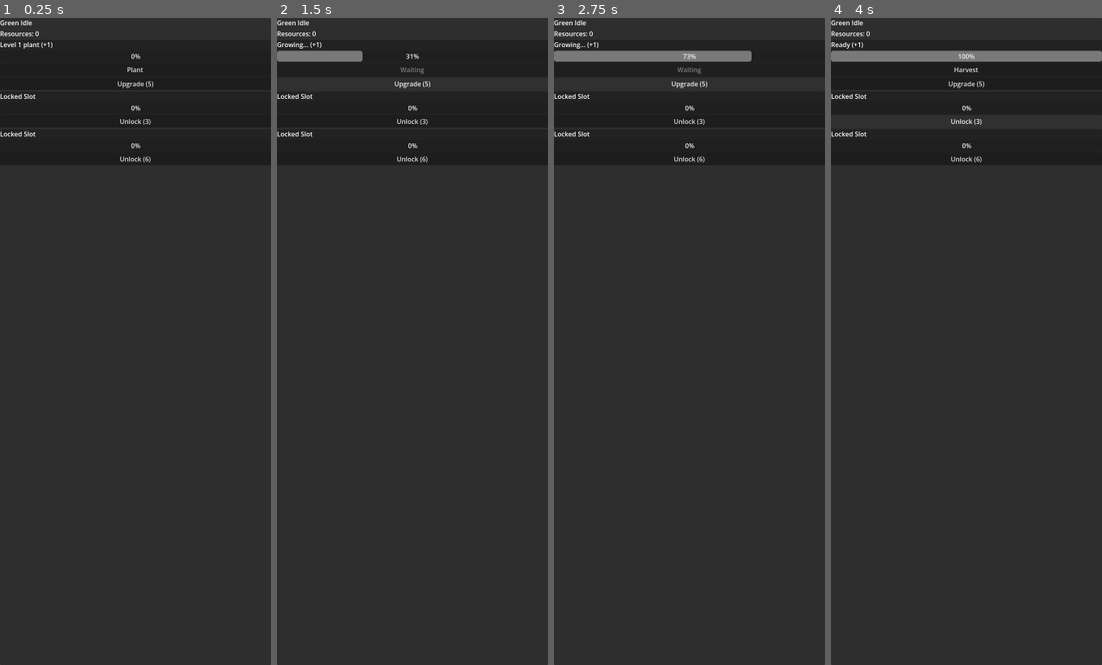
Above: before the commit, frames 1-4 (left to right).
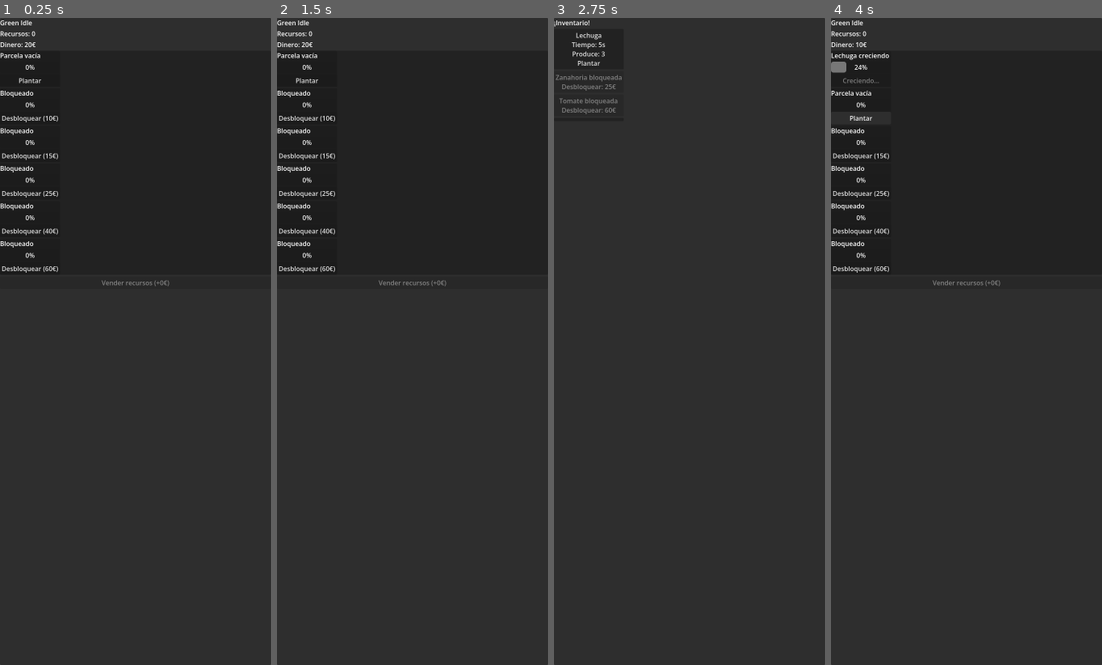
Above: after the commit, the same moments.

Repository: abenhaddi/green-idle
Game: Godot game, scene res://scenes/Main.tscn
The game is run twice, just before and just after one commit, with the same random seed, the same clock (stepped at 60 frames per second) and the same inputs.
Inputs (mouse positions are in pixels of both pictures, inside the frame that each line leads up to):
- Up to frame 1 (0.25 s): no input
- Up to frame 2 (1.5 s): click (412, 69) at 0.5 s, where only the run before the commit has a clickable "Plant"; click (412, 82) at 1.25 s, where only the run before the commit has a clickable "Upgrade (5)"
- Up to frame 3 (2.75 s): click (583, 82) at 2 s, where only the run after the commit has a clickable "Plantar"
- Up to frame 4 (4 s): click (866, 50) at 2.75 s, where only the run after the commit has a clickable "Lechuga Tiempo: 5s Produce: 3…"; click (860, 115) at 3.5 s, where only the run after the commit has a clickable "Desbloquear (10€)"

The runs differ from the first frame. In frame 1, 1.5% of the frame differs, in the area x 0-63%, y 2-42%; in frame 2, 2.0%; in frame 3, 2.2%; in frame 4, 3.2%, in the area x 0-100%, y 2-42%.

Commit message:
new core loop, we can now unlock new plants, have a full garden and a recollection and selling system for earning money to unlock slots and plants

Diff:
--- a/scenes/Main.tscn
+++ b/scenes/Main.tscn
@@ -20,31 +20,80 @@
 grow_horizontal = 2
 grow_vertical = 2
 
-[node name="MainColumn" type="VBoxContainer" parent="RootPanel" unique_id=935680224]
+[node name="ScreenContainer" type="Control" parent="RootPanel" unique_id=378015075]
 layout_mode = 2
 
-[node name="TitleLabel" type="Label" parent="RootPanel/MainColumn" unique_id=364202259]
+[node name="GardenScreen" type="VBoxContainer" parent="RootPanel/ScreenContainer" unique_id=935680224]
+layout_mode = 0
+offset_right = 672.0
+offset_bottom = 2100.0
+
+[node name="Header" type="VBoxContainer" parent="RootPanel/ScreenContainer/GardenScreen" unique_id=2059900645]
+layout_mode = 2
+
+[node name="TitleLabel" type="Label" parent="RootPanel/ScreenContainer/GardenScreen/Header" unique_id=364202259]
 layout_mode = 2
 text = "Green Idle"
 
-[node name="ResourcesLabel" type="Label" parent="RootPanel/MainColumn" unique_id=200665143]
+[node name="ResourcesLabel" type="Label" parent="RootPanel/ScreenContainer/GardenScreen/Header" unique_id=200665143]
 layout_mode = 2
 text = "Resources: 0"
 
-[node name="Slot1" parent="RootPanel/MainColumn" unique_id=635103840 instance=ExtResource("1_glv2v")]
+[node name="MoneyLabel" type="Label" parent="RootPanel/ScreenContainer/GardenScreen/Header" unique_id=2124760448]
+layout_mode = 2
+text = "Money: 0"
+
+[node name="GardenPanel" type="PanelContainer" parent="RootPanel/ScreenContainer/GardenScreen" unique_id=1443342865]
+layout_mode = 2
+
+[node name="GardenGrid" type="GridContainer" parent="RootPanel/ScreenContainer/GardenScreen/GardenPanel" unique_id=249808459]
+layout_mode = 2
+
+[node name="Slot1" parent="RootPanel/ScreenContainer/GardenScreen/GardenPanel/GardenGrid" unique_id=635103840 instance=ExtResource("1_glv2v")]
 layout_mode = 2
 starts_unlocked = true
-grow_time = 3.0
-upgrade_cost = 5
+unlock_cost = 0
 
-[node name="Slot2" parent="RootPanel/MainColumn" unique_id=886385369 instance=ExtResource("1_glv2v")]
+[node name="Slot2" parent="RootPanel/ScreenContainer/GardenScreen/GardenPanel/GardenGrid" unique_id=886385369 instance=ExtResource("1_glv2v")]
 layout_mode = 2
-unlock_cost = 3
-grow_time = 5.0
-base_reward = 2
 
-[node name="Slot3" parent="RootPanel/MainColumn" unique_id=1290999251 instance=ExtResource("1_glv2v")]
+[node name="Slot3" parent="RootPanel/ScreenContainer/GardenScreen/GardenPanel/GardenGrid" unique_id=1290999251 instance=ExtResource("1_glv2v")]
 layout_mode = 2
-unlock_cost = 6
-base_reward = 4
-upgrade_cost = 20
+unlock_cost = 15
+
+[node name="Slot4" parent="RootPanel/ScreenContainer/GardenScreen/GardenPanel/GardenGrid" unique_id=1160518863 instance=ExtResource("1_glv2v")]
+layout_mode = 2
+unlock_cost = 25
+
+[node name="Slot5" parent="RootPanel/ScreenContainer/GardenScreen/GardenPanel/GardenGrid" unique_id=1697408656 instance=ExtResource("1_glv2v")]
+layout_mode = 2
+unlock_cost = 40
+
+[node name="Slot6" parent="RootPanel/ScreenContainer/GardenScreen/GardenPanel/GardenGrid" unique_id=1891079507 instance=ExtResource("1_glv2v")]
+layout_mode = 2
+unlock_cost = 60
+
+[node name="SellResourcesButton" type="Button" parent="RootPanel/ScreenContainer/GardenScreen" unique_id=289640558]
+layout_mode = 2
+
+[node name="PlantInventoryScreen" type="VBoxContainer" parent="RootPanel/ScreenContainer" unique_id=1159503791]
+visible = false
+layout_mode = 0
+offset_right = 40.0
+offset_bottom = 40.0
+
+[node name="InventoryTitleLabel" type="Label" parent="RootPanel/ScreenContainer/PlantInventoryScreen" unique_id=279549471]
+layout_mode = 2
+text = "¡Inventario!"
+
+[node name="Plant1Button" type="Button" parent="RootPanel/ScreenContainer/PlantInventoryScreen" unique_id=2023809416]
+layout_mode = 2
+
+[node name="Plant2Button" type="Button" parent="RootPanel/ScreenContainer/PlantInventoryScreen" unique_id=1797372212]
+layout_mode = 2
+
+[node name="Plant3Button" type="Button" parent="RootPanel/ScreenContainer/PlantInventoryScreen" unique_id=288639797]
+layout_mode = 2
+
+[node name="BackButton" type="Button" parent="RootPanel/ScreenContainer/PlantInventoryScreen" unique_id=1334329424]
+layout_mode = 2
--- a/scenes/Slot.tscn
+++ b/scenes/Slot.tscn
@@ -21,9 +21,4 @@
 layout_mode = 2
 text = "Plant"
 
-[node name="UpgradeButton" type="Button" parent="Column" unique_id=538747912]
-layout_mode = 2
-text = "Plant"
-
 [connection signal="pressed" from="Column/ActionButton" to="." method="_on_action_button_pressed"]
-[connection signal="pressed" from="Column/UpgradeButton" to="." method="_on_upgrade_button_pressed"]
--- a/scripts/main.gd
+++ b/scripts/main.gd
@@ -1,22 +1,159 @@
 extends Control
 
+var money: int = 20
 var resources: int = 0
+var selected_slot: PanelContainer = null
 
-@onready var resources_label = $RootPanel/MainColumn/ResourcesLabel
-@onready var slot1 = $RootPanel/MainColumn/Slot1
-@onready var slot2 = $RootPanel/MainColumn/Slot2
-@onready var slot3 = $RootPanel/MainColumn/Slot3
+var plants = [
+	{
+		"name": "Lechuga",
+		"unlock_cost": 0,
+		"grow_time": 5.0,
+		"reward": 3,
+		"unlocked": true
+	},
+	{
+		"name": "Zanahoria",
+		"unlock_cost": 25,
+		"grow_time": 8.0,
+		"reward": 7,
+		"unlocked": false
+	},
+	{
+		"name": "Tomate",
+		"unlock_cost": 60,
+		"grow_time": 12.0,
+		"reward": 15,
+		"unlocked": false
+	}
+]
+
+@onready var garden_screen = $RootPanel/ScreenContainer/GardenScreen
+@onready var plant_inventory_screen = $RootPanel/ScreenContainer/PlantInventoryScreen
+
+@onready var money_label = $RootPanel/ScreenContainer/GardenScreen/Header/MoneyLabel
+@onready var resources_label = $RootPanel/ScreenContainer/GardenScreen/Header/ResourcesLabel
+
+@onready var slot1 = $RootPanel/ScreenContainer/GardenScreen/GardenPanel/GardenGrid/Slot1
+@onready var slot2 = $RootPanel/ScreenContainer/GardenScreen/GardenPanel/GardenGrid/Slot2
+@onready var slot3 = $RootPanel/ScreenContainer/GardenScreen/GardenPanel/GardenGrid/Slot3
+@onready var slot4 = $RootPanel/ScreenContainer/GardenScreen/GardenPanel/GardenGrid/Slot4
+@onready var slot5 = $RootPanel/ScreenContainer/GardenScreen/GardenPanel/GardenGrid/Slot5
+@onready var slot6 = $RootPanel/ScreenContainer/GardenScreen/GardenPanel/GardenGrid/Slot6
+
+@onready var plant_button_1 = $RootPanel/ScreenContainer/PlantInventoryScreen/Plant1Button
+@onready var plant_button_2 = $RootPanel/ScreenContainer/PlantInventoryScreen/Plant2Button
+@onready var plant_button_3 = $RootPanel/ScreenContainer/PlantInventoryScreen/Plant3Button
+@onready var back_button = $RootPanel/ScreenContainer/PlantInventoryScreen/BackButton
+
+@onready var sell_resources_button = $RootPanel/ScreenContainer/GardenScreen/SellResourcesButton
 
 func _ready() -> void:
 	setup_window()
-	var slots = [slot1, slot2, slot3]
+	setup_slots()
+	setup_inventory()
+	show_garden()
+	update_ui()
+
+func setup_slots() -> void:
+	var slots = [slot1, slot2, slot3, slot4, slot5, slot6]
 
 	for slot in slots:
+		slot.empty_slot_selected.connect(_on_empty_slot_selected)
+		slot.unlock_requested.connect(_on_slot_unlock_requested)
 		slot.harvested.connect(_on_slot_harvested)
-		slot.unlock_requested.connect(_on_slot_unlock_requested)
-		slot.upgrade_requested.connect(_on_slot_upgrade_requested)
 
+func setup_inventory() -> void:
+	plant_button_1.pressed.connect(func(): select_plant(0))
+	plant_button_2.pressed.connect(func(): select_plant(1))
+	plant_button_3.pressed.connect(func(): select_plant(2))
+	back_button.pressed.connect(_on_back_button_pressed)
+	sell_resources_button.pressed.connect(_on_sell_resources_button_pressed)
+
+func _on_empty_slot_selected(slot) -> void:
+	selected_slot = slot
+	show_inventory()
+
+func select_plant(index: int) -> void:
+	if selected_slot == null:
+		return
+
+	var plant = plants[index]
+
+	if plant["unlocked"]:
+		selected_slot.plant(
+			plant["name"],
+			plant["grow_time"],
+			plant["reward"]
+		)
+
+		selected_slot = null
+		show_garden()
+		update_ui()
+	else:
+		if money >= plant["unlock_cost"]:
+			money -= plant["unlock_cost"]
+			plant["unlocked"] = true
+			update_ui()
+
+func _on_slot_unlock_requested(slot: PanelContainer, cost: int) -> void:
+	if money >= cost:
+		money -= cost
+		slot.unlock()
+		update_ui()
+
+func _on_slot_harvested(amount: int) -> void:
+	resources += amount
 	update_ui()
+
+func _on_sell_resources_button_pressed() -> void:
+	if resources <= 0:
+		return
+
+	money += resources
+	resources = 0
+	update_ui()
+
+func _on_back_button_pressed() -> void:
+	selected_slot = null
+	show_garden()
+
+func show_garden() -> void:
+	garden_screen.visible = true
+	plant_inventory_screen.visible = false
+
+func show_inventory() -> void:
+	garden_screen.visible = false
+	plant_inventory_screen.visible = true
+	update_ui()
+
+func update_ui() -> void:
+	money_label.text = "Dinero: %d€" % money
+	resources_label.text = "Recursos: %d" % resources
+
+	update_plant_button(plant_button_1, 0)
+	update_plant_button(plant_button_2, 1)
+	update_plant_button(plant_button_3, 2)
+
+	sell_resources_button.text = "Vender recursos (+%d€)" % resources
+	sell_resources_button.disabled = resources <= 0
+
+func update_plant_button(button: Button, index: int) -> void:
+	var plant = plants[index]
+
+	if plant["unlocked"]:
+		button.text = "%s\nTiempo: %.0fs\nProduce: %d\nPlantar" % [
+			plant["name"],
+			plant["grow_time"],
+			plant["reward"]
+		]
+		button.disabled = false
+	else:
+		button.text = "%s bloqueada\nDesbloquear: %d€" % [
+			plant["name"],
+			plant["unlock_cost"]
+		]
+		button.disabled = money < plant["unlock_cost"]
 
 func setup_window() -> void:
 	var screen_id := DisplayServer.window_get_current_screen()
@@ -38,22 +175,3 @@
 	DisplayServer.window_set_flag(DisplayServer.WINDOW_FLAG_BORDERLESS, true)
 	DisplayServer.window_set_flag(DisplayServer.WINDOW_FLAG_ALWAYS_ON_TOP, true)
 	DisplayServer.window_set_flag(DisplayServer.WINDOW_FLAG_RESIZE_DISABLED, true)
-
-func _on_slot_harvested(amount: int) -> void:
-	resources += amount
-	update_ui()
-
-func _on_slot_unlock_requested(slot: PanelContainer, cost: int) -> void:
-	if resources >= cost:
-		resources -= cost
-		slot.unlock()
-		update_ui()
-
-func _on_slot_upgrade_requested(slot: PanelContainer, cost: int) -> void:
-	if resources >= cost:
-		resources -= cost
-		slot.upgrade()
-		update_ui()
-
-func update_ui() -> void:
-	resources_label.text = "Resources: %d" % resources
--- a/scripts/slot.gd
+++ b/scripts/slot.gd
@@ -1,108 +1,113 @@
 extends PanelContainer
 
+signal empty_slot_selected(slot: PanelContainer)
+signal unlock_requested(slot: PanelContainer, cost: int)
 signal harvested(amount: int)
-signal unlock_requested(slot: PanelContainer, cost: int)
-signal upgrade_requested(slot: PanelContainer, cost: int)
 
 enum SlotState { LOCKED, EMPTY, GROWING, READY }
 
 @export var starts_unlocked: bool = false
-@export var unlock_cost: int = 0
-@export var grow_time: float = 10.0
-@export var base_reward: int = 1
-@export var upgrade_cost: int = 10
+@export var unlock_cost: int = 10
 
 var state: SlotState
 var current_time: float = 0.0
-var plant_level: int = 1
+
+var plant_name: String = ""
+var grow_time: float = 0.0
+var reward: int = 0
 
 @onready var status_label = $Column/StatusLabel
 @onready var progress_bar = $Column/ProgressBar
 @onready var action_button = $Column/ActionButton
-@onready var upgrade_button = $Column/UpgradeButton
 
 func _ready() -> void:
 	state = SlotState.EMPTY if starts_unlocked else SlotState.LOCKED
+	reset_plant_data()
 	update_ui()
 
 func _process(delta: float) -> void:
-	if state == SlotState.GROWING:
-		current_time += delta
+	if state != SlotState.GROWING:
+		return
 
-		if current_time >= grow_time:
-			current_time = grow_time
-			state = SlotState.READY
+	current_time += delta
 
-		update_ui()
+	if current_time >= grow_time:
+		current_time = grow_time
+		state = SlotState.READY
+
+	update_ui()
 
 func _on_action_button_pressed() -> void:
 	match state:
 		SlotState.LOCKED:
 			unlock_requested.emit(self, unlock_cost)
+
 		SlotState.EMPTY:
-			plant()
+			empty_slot_selected.emit(self)
+
 		SlotState.GROWING:
-			pass
+			return
+
 		SlotState.READY:
 			harvest()
-
-func _on_upgrade_button_pressed() -> void:
-	if state != SlotState.LOCKED:
-		upgrade_requested.emit(self, upgrade_cost)
 
 func unlock() -> void:
 	state = SlotState.EMPTY
 	current_time = 0.0
+	reset_plant_data()
 	update_ui()
 
-func upgrade() -> void:
-	plant_level += 1
-	upgrade_cost = int(upgrade_cost * 1.75)
-	update_ui()
+func plant(new_plant_name: String, new_grow_time: float, new_reward: int) -> void:
+	if state != SlotState.EMPTY:
+		return
 
-func plant() -> void:
+	plant_name = new_plant_name
+	grow_time = max(new_grow_time, 0.1)
+	reward = new_reward
+	current_time = 0.0
 	state = SlotState.GROWING
-	current_time = 0.0
 	update_ui()
 
 func harvest() -> void:
+	if state != SlotState.READY:
+		return
+
+	var earned_resources := reward
+
 	state = SlotState.EMPTY
 	current_time = 0.0
-	harvested.emit(get_reward())
+	reset_plant_data()
+
+	harvested.emit(earned_resources)
 	update_ui()
 
-func get_reward() -> int:
-	return base_reward * plant_level
+func reset_plant_data() -> void:
+	plant_name = ""
+	grow_time = 0.0
+	reward = 0
 
 func update_ui() -> void:
 	match state:
 		SlotState.LOCKED:
-			status_label.text = "Locked Slot"
-			action_button.text = "Unlock (%d)" % unlock_cost
+			status_label.text = "Bloqueado"
+			action_button.text = "Desbloquear (%d€)" % unlock_cost
 			action_button.disabled = false
-			upgrade_button.visible = false
 			progress_bar.value = 0
 
 		SlotState.EMPTY:
-			status_label.text = "Level %d plant (+%d)" % [plant_level, get_reward()]
-			action_button.text = "Plant"
+			status_label.text = "Parcela vacía"
+			action_button.text = "Plantar"
 			action_button.disabled = false
-			upgrade_button.visible = true
-			upgrade_button.text = "Upgrade (%d)" % upgrade_cost
 			progress_bar.value = 0
 
 		SlotState.GROWING:
-			status_label.text = "Growing... (+%d)" % get_reward()
-			action_button.text = "Waiting"
+			status_label.text = "%s creciendo" % plant_name
+			action_button.text = "Creciendo..."
 			action_button.disabled = true
-			upgrade_button.visible = true
-			upgrade_button.text = "Upgrade (%d)" % upgrade_cost
 			progress_bar.value = (current_time / grow_time) * 100.0
 
 		SlotState.READY:
-			status_label.text = "Ready (+%d)" % get_reward()
-			action_button.text = "Harvest"
+			status_label.text = "%s lista" % plant_name
+			action_button.text = "Recolectar"
 			action_button.disabled = false
-			upgrade_button.visible = true
-			upgrade_button.text = "Upgrade (%d)" % upgrade_cost
 			progress_bar.value = 100
